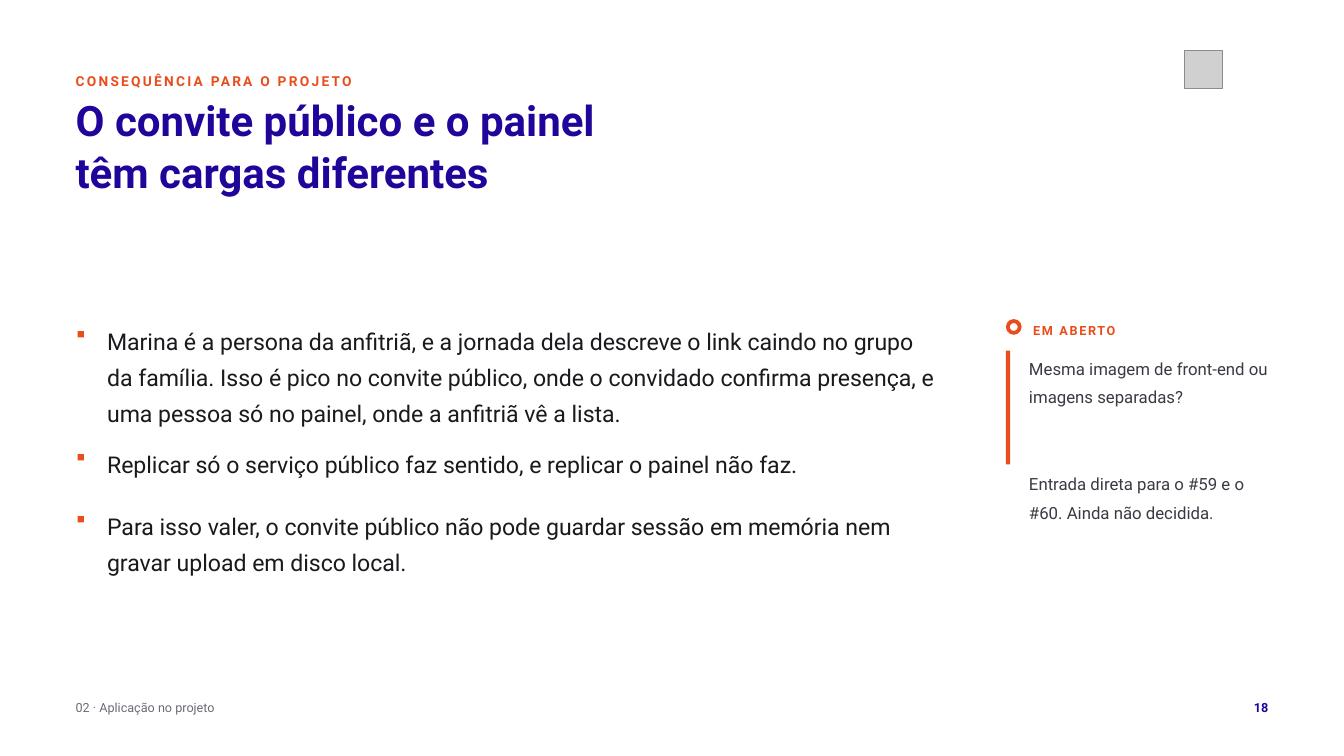
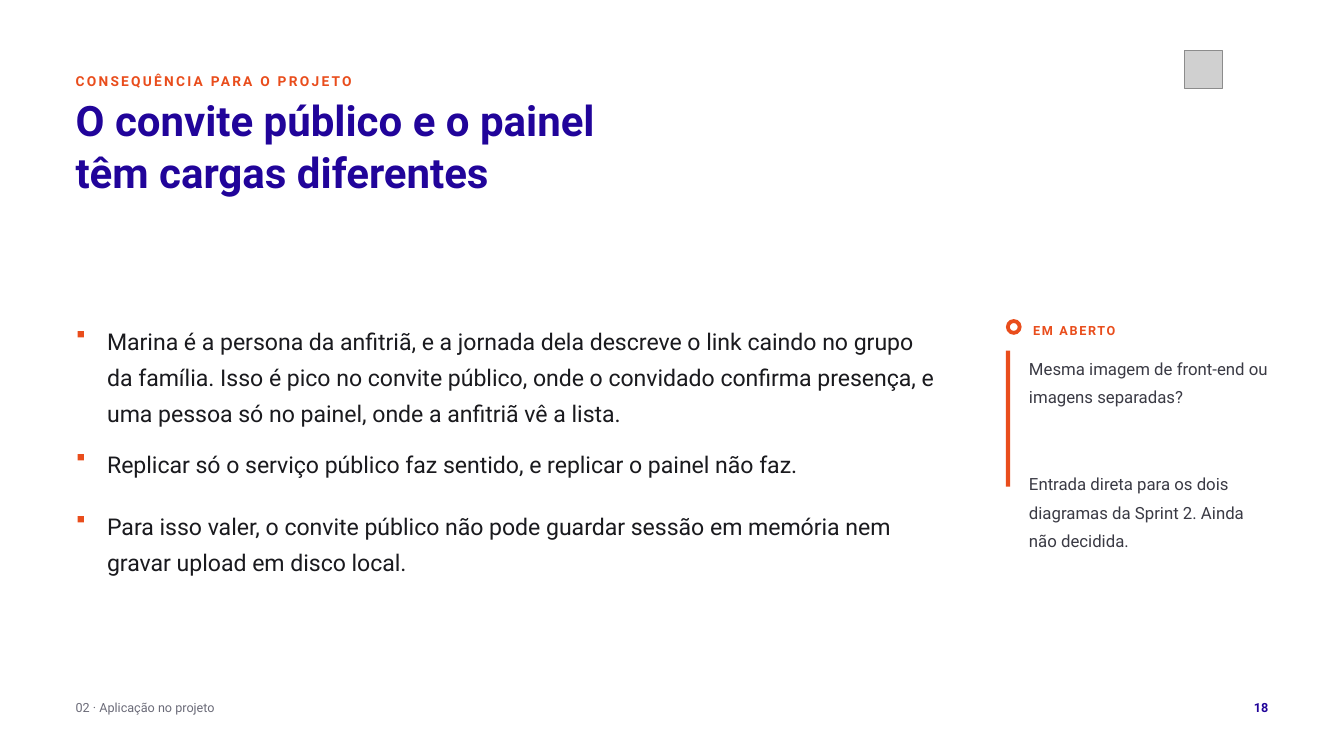
Before and after one commit to tcpassos/invite-app, a slide deck: slide 18 of trabalhos/T1-Docker-Invite-People.pptx. Drawn at 1344x756 pixels with LibreOffice and Linux fonts; fonts in the diff are those of the drawing; grey boxes stand for pictures. Boxes give left, top, right and bottom in pixels: in the first picture for what was removed or moved away, otherwise in the second. Text is boxed around its words. In the diff, an @@ line names an element or a change of style, - is before the commit and + after.

```diff
--- a/trabalhos/T1-Docker-Invite-People.pptx
+++ b/trabalhos/T1-Docker-Invite-People.pptx
@@ rectangle: place and size @@
-rectangle at [1006, 351, 1010, 465]
+rectangle at [1006, 351, 1010, 487]
@@ text at [1029, 477, 1244, 547]: text changed @@
-Entrada direta para o #59 e o #60. Ainda não decidida.
+Entrada direta para os dois diagramas da Sprint 2. Ainda não decidida.
```
Also in this commit, not shown: 8 other slides changed, 13 other files.
